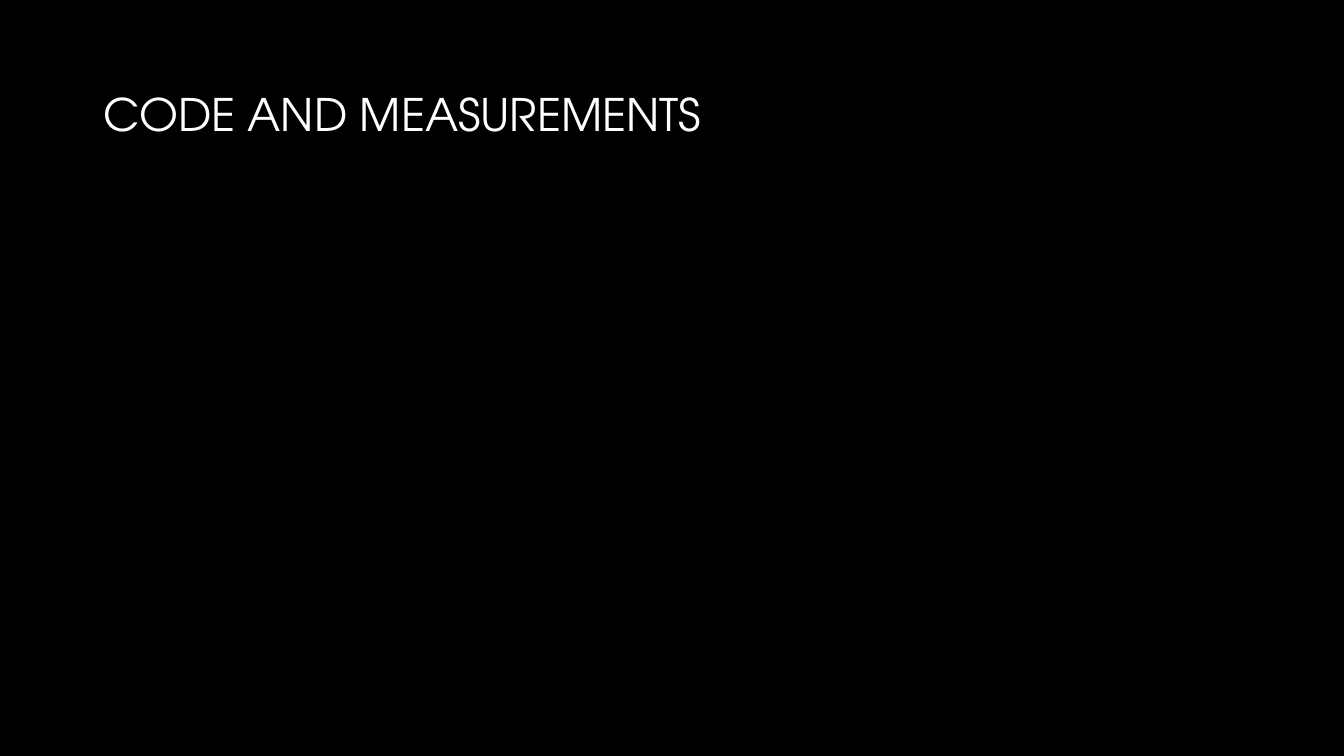
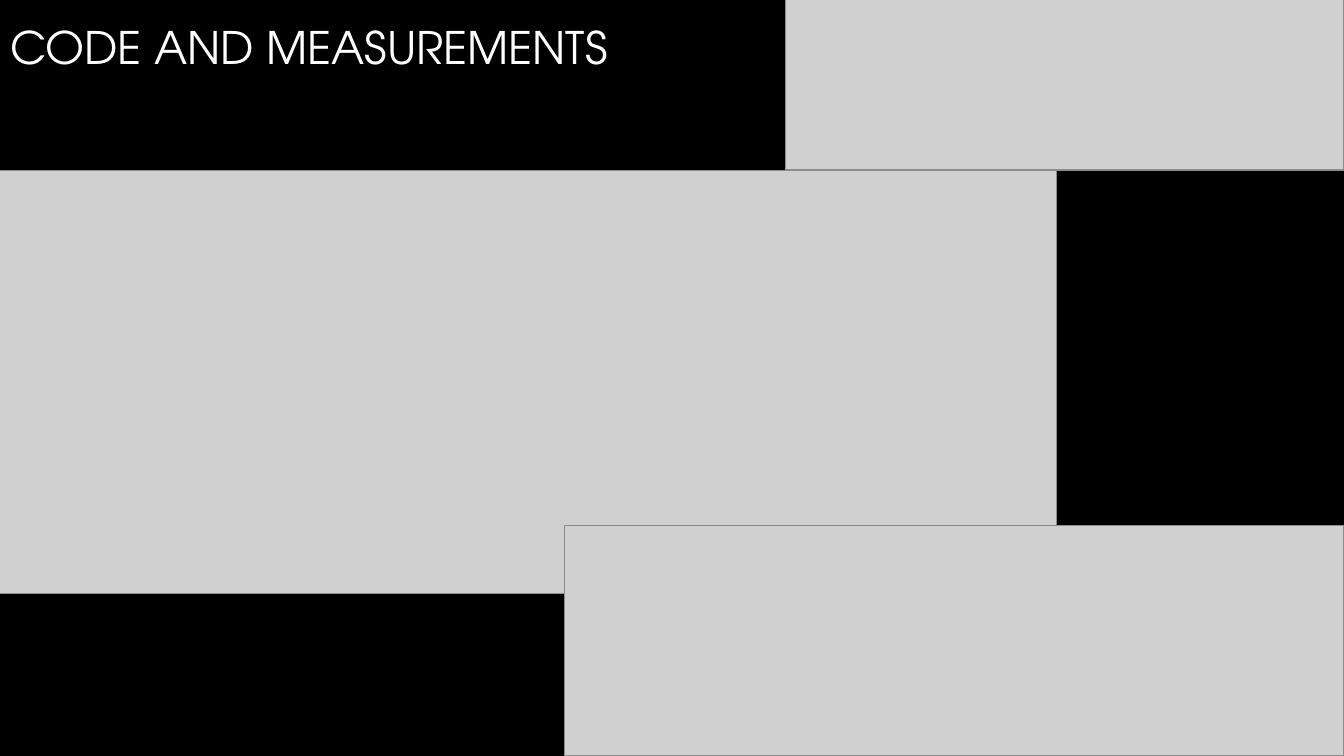
Before and after one commit to justindooley/Final_Project, a slide deck: slide 28 of presentation/project_presentation.pptx. Drawn at 1344x756 pixels with LibreOffice and Linux fonts; fonts in the diff are those of the drawing; grey boxes stand for pictures; background and template pictures are left out. Boxes give left, top, right and bottom in pixels: in the first picture for what was removed or moved away, otherwise in the second. Text is boxed around its words. In the diff, an @@ line names an element or a change of style, - is before the commit and + after.

```diff
--- a/presentation/project_presentation.pptx
+++ b/presentation/project_presentation.pptx
@@ title "CODE AND MEASUREMENTS" moved from (x1=104, y1=97, x2=701, y2=132) to (x1=10, y1=30, x2=607, y2=65) @@
@@ picture added at (x1=785, y1=0, x2=1344, y2=170) @@
@@ picture added at (x1=0, y1=170, x2=1058, y2=594) @@
@@ picture added at (x1=565, y1=525, x2=1344, y2=756) @@
```
Also in this commit, not shown: 3 other slides changed, 3 slides added.
